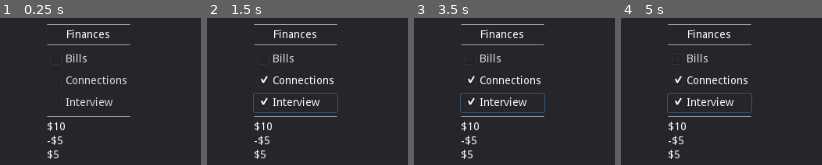
Above: before the commit, frames 1-4 (left to right).
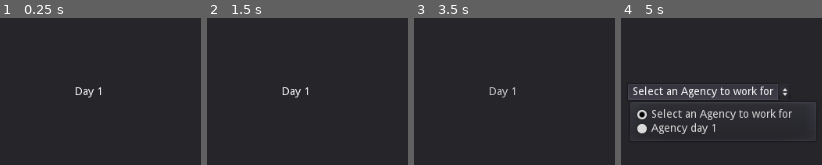
Above: after the commit, the same moments.

Repository: RisingThumb/GMTKJoinedTogether
Game: Godot game, scene res://Scenes/Game.tscn
Same seed, same stepped clock (60 frames per second), same inputs: the game is played once before the commit and once after it. The engine's default icon, where the game draws it, is replaced by a stand-in: a white triangle on a blue panel in a dark square.
Inputs (mouse positions are in pixels of both pictures, inside the frame that each line leads up to):
- Up to frame 1 (0.25 s): no input
- Up to frame 2 (1.5 s): click (295, 75) at 0.5 s, where only the run before the commit has a clickable "Left Wing Agency"; click (295, 94) at 1.25 s, where only the run before the commit has a clickable "Right Wing Agency"
- Up to frame 3 (3.5 s): click (outside the picture) at 2 s, where only the run before the commit has a clickable "Article Title"; click (502, 116) at 2.75 s, where only the run before the commit has a clickable "Publish"
- Up to frame 4 (5 s): click (outside the picture) at 3.5 s, where only the run before the commit has a clickable "Select Introduction"; click (709, 91) at 4.25 s, where only the run after the commit has a clickable "Select an Agency to work for"

The runs differ from the first frame. In frame 1, 4.4% of the frame differs, in the area x 23-66%, y 4-96%; in frame 2, 5.2%; in frame 3, 5.2%; in frame 4, 13%, in the area x 3-98%, y 4-96%.

Commit message:
Animations between the parts

Diff:
--- a/Scenes/Game.tscn
+++ b/Scenes/Game.tscn
@@ -1,13 +1,268 @@
-[gd_scene load_steps=4 format=2]
+[gd_scene load_steps=8 format=2]
 
 [ext_resource path="res://Scripts/DayLabel.gd" type="Script" id=1]
 [ext_resource path="res://Scripts/Game.gd" type="Script" id=2]
 [ext_resource path="res://icon.png" type="Texture" id=3]
 
+[sub_resource type="Animation" id=2]
+resource_name = "AgencyPanelFadeOut"
+length = 2.0
+tracks/0/type = "value"
+tracks/0/path = NodePath("AgencyPanel:visible")
+tracks/0/interp = 1
+tracks/0/loop_wrap = true
+tracks/0/imported = false
+tracks/0/enabled = true
+tracks/0/keys = {
+"times": PoolRealArray( 0, 1 ),
+"transitions": PoolRealArray( 1, 1 ),
+"update": 1,
+"values": [ true, false ]
+}
+tracks/1/type = "value"
+tracks/1/path = NodePath("NewspaperCreationPanel:visible")
+tracks/1/interp = 1
+tracks/1/loop_wrap = true
+tracks/1/imported = false
+tracks/1/enabled = true
+tracks/1/keys = {
+"times": PoolRealArray( 0, 1 ),
+"transitions": PoolRealArray( 1, 1 ),
+"update": 1,
+"values": [ false, true ]
+}
+tracks/2/type = "value"
+tracks/2/path = NodePath("AgencyPanel:modulate")
+tracks/2/interp = 1
+tracks/2/loop_wrap = true
+tracks/2/imported = false
+tracks/2/enabled = true
+tracks/2/keys = {
+"times": PoolRealArray( 0, 1 ),
+"transitions": PoolRealArray( 1, 1 ),
+"update": 0,
+"values": [ Color( 1, 1, 1, 1 ), Color( 1, 1, 1, 0 ) ]
+}
+tracks/3/type = "value"
+tracks/3/path = NodePath("NewspaperCreationPanel:modulate")
+tracks/3/interp = 1
+tracks/3/loop_wrap = true
+tracks/3/imported = false
+tracks/3/enabled = true
+tracks/3/keys = {
+"times": PoolRealArray( 1, 2 ),
+"transitions": PoolRealArray( 1, 1 ),
+"update": 0,
+"values": [ Color( 1, 1, 1, 0 ), Color( 1, 1, 1, 1 ) ]
+}
+tracks/4/type = "method"
+tracks/4/path = NodePath(".")
+tracks/4/interp = 1
+tracks/4/loop_wrap = true
+tracks/4/imported = false
+tracks/4/enabled = true
+tracks/4/keys = {
+"times": PoolRealArray( 0.5 ),
+"transitions": PoolRealArray( 1 ),
+"values": [ {
+"args": [  ],
+"method": "setupTopicDropDowns"
+} ]
+}
+
+[sub_resource type="Animation" id=4]
+resource_name = "BillFadeout"
+length = 2.0
+tracks/0/type = "value"
+tracks/0/path = NodePath("BillPanel:visible")
+tracks/0/interp = 1
+tracks/0/loop_wrap = true
+tracks/0/imported = false
+tracks/0/enabled = true
+tracks/0/keys = {
+"times": PoolRealArray( 0, 1 ),
+"transitions": PoolRealArray( 1, 1 ),
+"update": 1,
+"values": [ true, false ]
+}
+tracks/1/type = "value"
+tracks/1/path = NodePath("DayPanel:visible")
+tracks/1/interp = 1
+tracks/1/loop_wrap = true
+tracks/1/imported = false
+tracks/1/enabled = true
+tracks/1/keys = {
+"times": PoolRealArray( 0, 1 ),
+"transitions": PoolRealArray( 1, 1 ),
+"update": 1,
+"values": [ false, true ]
+}
+tracks/2/type = "value"
+tracks/2/path = NodePath("DayPanel:modulate")
+tracks/2/interp = 1
+tracks/2/loop_wrap = true
+tracks/2/imported = false
+tracks/2/enabled = true
+tracks/2/keys = {
+"times": PoolRealArray( 1, 2 ),
+"transitions": PoolRealArray( 1, 1 ),
+"update": 0,
+"values": [ Color( 1, 1, 1, 0 ), Color( 1, 1, 1, 1 ) ]
+}
+tracks/3/type = "value"
+tracks/3/path = NodePath("BillPanel:modulate")
+tracks/3/interp = 1
+tracks/3/loop_wrap = true
+tracks/3/imported = false
+tracks/3/enabled = true
+tracks/3/keys = {
+"times": PoolRealArray( 0, 1 ),
+"transitions": PoolRealArray( 1, 1 ),
+"update": 0,
+"values": [ Color( 1, 1, 1, 1 ), Color( 1, 1, 1, 0 ) ]
+}
+
+[sub_resource type="Animation" id=1]
+resource_name = "DayPanelFadeOut"
+length = 5.0
+tracks/0/type = "value"
+tracks/0/path = NodePath("DayPanel:modulate")
+tracks/0/interp = 2
+tracks/0/loop_wrap = true
+tracks/0/imported = false
+tracks/0/enabled = true
+tracks/0/keys = {
+"times": PoolRealArray( 3, 4 ),
+"transitions": PoolRealArray( 2.37841, 4.28709 ),
+"update": 0,
+"values": [ Color( 1, 1, 1, 1 ), Color( 1, 1, 1, 0 ) ]
+}
+tracks/1/type = "value"
+tracks/1/path = NodePath("DayPanel:visible")
+tracks/1/interp = 1
+tracks/1/loop_wrap = true
+tracks/1/imported = false
+tracks/1/enabled = true
+tracks/1/keys = {
+"times": PoolRealArray( 3, 4 ),
+"transitions": PoolRealArray( 1, 1 ),
+"update": 1,
+"values": [ true, false ]
+}
+tracks/2/type = "value"
+tracks/2/path = NodePath("AgencyPanel:visible")
+tracks/2/interp = 1
+tracks/2/loop_wrap = true
+tracks/2/imported = false
+tracks/2/enabled = true
+tracks/2/keys = {
+"times": PoolRealArray( 3, 4 ),
+"transitions": PoolRealArray( 1, 1 ),
+"update": 1,
+"values": [ false, true ]
+}
+tracks/3/type = "value"
+tracks/3/path = NodePath("AgencyPanel:modulate")
+tracks/3/interp = 1
+tracks/3/loop_wrap = true
+tracks/3/imported = false
+tracks/3/enabled = true
+tracks/3/keys = {
+"times": PoolRealArray( 4, 5 ),
+"transitions": PoolRealArray( 1, 1 ),
+"update": 0,
+"values": [ Color( 1, 1, 1, 0 ), Color( 1, 1, 1, 1 ) ]
+}
+tracks/4/type = "value"
+tracks/4/path = NodePath("AgencyPanel/CenterContainer/OptionButton:disabled")
+tracks/4/interp = 1
+tracks/4/loop_wrap = true
+tracks/4/imported = false
+tracks/4/enabled = true
+tracks/4/keys = {
+"times": PoolRealArray( 0.5 ),
+"transitions": PoolRealArray( 1 ),
+"update": 1,
+"values": [ false ]
+}
+tracks/5/type = "method"
+tracks/5/path = NodePath(".")
+tracks/5/interp = 1
+tracks/5/loop_wrap = true
+tracks/5/imported = false
+tracks/5/enabled = true
+tracks/5/keys = {
+"times": PoolRealArray( 0.5 ),
+"transitions": PoolRealArray( 1 ),
+"values": [ {
+"args": [  ],
+"method": "setupAgenciesAvailable"
+} ]
+}
+
+[sub_resource type="Animation" id=3]
+resource_name = "NewspaperCreationPanelFadeOut"
+length = 2.0
+tracks/0/type = "value"
+tracks/0/path = NodePath("NewspaperCreationPanel:visible")
+tracks/0/interp = 1
+tracks/0/loop_wrap = true
+tracks/0/imported = false
+tracks/0/enabled = true
+tracks/0/keys = {
+"times": PoolRealArray( 0, 1 ),
+"transitions": PoolRealArray( 1, 1 ),
+"update": 1,
+"values": [ true, false ]
+}
+tracks/1/type = "value"
+tracks/1/path = NodePath("NewspaperCreationPanel:modulate")
+tracks/1/interp = 1
+tracks/1/loop_wrap = true
+tracks/1/imported = false
+tracks/1/enabled = true
+tracks/1/keys = {
+"times": PoolRealArray( 0, 1 ),
+"transitions": PoolRealArray( 1, 1 ),
+"update": 0,
+"values": [ Color( 1, 1, 1, 1 ), Color( 1, 1, 1, 0 ) ]
+}
+tracks/2/type = "value"
+tracks/2/path = NodePath("BillPanel:visible")
+tracks/2/interp = 1
+tracks/2/loop_wrap = true
+tracks/2/imported = false
+tracks/2/enabled = true
+tracks/2/keys = {
+"times": PoolRealArray( 0, 1 ),
+"transitions": PoolRealArray( 1, 1 ),
+"update": 1,
+"values": [ false, true ]
+}
+tracks/3/type = "value"
+tracks/3/path = NodePath("BillPanel:modulate")
+tracks/3/interp = 1
+tracks/3/loop_wrap = true
+tracks/3/imported = false
+tracks/3/enabled = true
+tracks/3/keys = {
+"times": PoolRealArray( 1, 2 ),
+"transitions": PoolRealArray( 1, 1 ),
+"update": 0,
+"values": [ Color( 1, 1, 1, 0 ), Color( 1, 1, 1, 1 ) ]
+}
+
 [node name="Game" type="Control"]
 anchor_right = 1.0
 anchor_bottom = 1.0
 script = ExtResource( 2 )
+__meta__ = {
+"_edit_use_anchors_": false
+}
+
+[node name="Panel" type="Panel" parent="."]
+anchor_right = 1.0
+anchor_bottom = 1.0
 __meta__ = {
 "_edit_use_anchors_": false
 }
@@ -32,6 +287,7 @@
 script = ExtResource( 1 )
 
 [node name="AgencyPanel" type="Panel" parent="."]
+modulate = Color( 1, 1, 1, 0.5 )
 anchor_right = 1.0
 anchor_bottom = 1.0
 __meta__ = {
@@ -45,30 +301,17 @@
 "_edit_use_anchors_": false
 }
 
-[node name="VBoxContainer" type="VBoxContainer" parent="AgencyPanel/CenterContainer"]
-margin_left = 413.0
-margin_top = 269.0
-margin_right = 611.0
-margin_bottom = 331.0
-
-[node name="LeftWing" type="Button" parent="AgencyPanel/CenterContainer/VBoxContainer"]
-margin_right = 198.0
-margin_bottom = 20.0
-text = "Left Wing Agency"
-
-[node name="RightWing" type="Button" parent="AgencyPanel/CenterContainer/VBoxContainer"]
-margin_top = 24.0
-margin_right = 198.0
-margin_bottom = 44.0
-text = "Right Wing Agency"
-
-[node name="Label" type="Label" parent="AgencyPanel/CenterContainer/VBoxContainer"]
-margin_top = 48.0
-margin_right = 198.0
-margin_bottom = 62.0
-text = "Select agency to work for today"
+[node name="OptionButton" type="OptionButton" parent="AgencyPanel/CenterContainer"]
+margin_left = 468.0
+margin_top = 290.0
+margin_right = 556.0
+margin_bottom = 310.0
+text = "Agency A"
+selected = 0
 
 [node name="NewspaperCreationPanel" type="Panel" parent="."]
+visible = false
+modulate = Color( 1, 1, 1, 0 )
 anchor_right = 1.0
 anchor_bottom = 1.0
 __meta__ = {
@@ -93,7 +336,7 @@
 [node name="Paper" type="VBoxContainer" parent="NewspaperCreationPanel/CenterContainer/ScrollContainer"]
 margin_left = 124.0
 margin_right = 275.0
-margin_bottom = 259.0
+margin_bottom = 277.0
 size_flags_horizontal = 6
 alignment = 1
 
@@ -117,56 +360,67 @@
 margin_top = 34.0
 margin_right = 151.0
 margin_bottom = 54.0
-text = "Article Title"
+selected = 0
+
+[node name="Label" type="Label" parent="NewspaperCreationPanel/CenterContainer/ScrollContainer/Paper"]
+margin_top = 58.0
+margin_right = 151.0
+margin_bottom = 72.0
+autowrap = true
+__meta__ = {
+"_edit_use_anchors_": false
+}
 
 [node name="TextChoice" type="OptionButton" parent="NewspaperCreationPanel/CenterContainer/ScrollContainer/Paper"]
-margin_top = 58.0
-margin_right = 151.0
-margin_bottom = 78.0
+margin_top = 76.0
+margin_right = 151.0
+margin_bottom = 96.0
 text = "Select Introduction"
 
 [node name="Imagechoice" type="OptionButton" parent="NewspaperCreationPanel/CenterContainer/ScrollContainer/Paper"]
 margin_left = 29.0
-margin_top = 82.0
+margin_top = 100.0
 margin_right = 122.0
-margin_bottom = 152.0
+margin_bottom = 170.0
 size_flags_horizontal = 4
 icon = ExtResource( 3 )
 items = [ "", ExtResource( 3 ), false, 0, null ]
 selected = 0
 
 [node name="CaptionChoice" type="OptionButton" parent="NewspaperCreationPanel/CenterContainer/ScrollContainer/Paper"]
-margin_top = 156.0
-margin_right = 151.0
-margin_bottom = 176.0
+margin_top = 174.0
+margin_right = 151.0
+margin_bottom = 194.0
 text = "Select Caption"
 
 [node name="StudyChoice" type="OptionButton" parent="NewspaperCreationPanel/CenterContainer/ScrollContainer/Paper"]
-margin_top = 180.0
-margin_right = 151.0
-margin_bottom = 200.0
+margin_top = 198.0
+margin_right = 151.0
+margin_bottom = 218.0
 text = "Select Study"
 
 [node name="HSeparator" type="HSeparator" parent="NewspaperCreationPanel/CenterContainer/ScrollContainer/Paper"]
-margin_top = 204.0
-margin_right = 151.0
-margin_bottom = 208.0
-
-[node name="Button" type="Button" parent="NewspaperCreationPanel/CenterContainer/ScrollContainer/Paper"]
+margin_top = 222.0
+margin_right = 151.0
+margin_bottom = 226.0
+
+[node name="Publish" type="Button" parent="NewspaperCreationPanel/CenterContainer/ScrollContainer/Paper"]
 margin_left = 46.0
-margin_top = 212.0
+margin_top = 230.0
 margin_right = 105.0
-margin_bottom = 251.0
+margin_bottom = 269.0
 rect_min_size = Vector2( 0, 39 )
 size_flags_horizontal = 4
 text = "Publish"
 
 [node name="HSeparator4" type="HSeparator" parent="NewspaperCreationPanel/CenterContainer/ScrollContainer/Paper"]
-margin_top = 255.0
-margin_right = 151.0
-margin_bottom = 259.0
+margin_top = 273.0
+margin_right = 151.0
+margin_bottom = 277.0
 
 [node name="BillPanel" type="Panel" parent="."]
+visible = false
+modulate = Color( 1, 1, 1, 0 )
 anchor_right = 1.0
 anchor_bottom = 1.0
 
@@ -245,3 +499,11 @@
 margin_right = 107.0
 margin_bottom = 176.0
 text = "$5"
+
+[node name="Fader" type="AnimationPlayer" parent="."]
+anims/AgencyPanelFadeOut = SubResource( 2 )
+anims/BillFadeout = SubResource( 4 )
+anims/DayPanelFadeOut = SubResource( 1 )
+anims/NewspaperCreationPanelFadeOut = SubResource( 3 )
+
+[connection signal="item_selected" from="AgencyPanel/CenterContainer/OptionButton" to="." method="_on_OptionButton_item_selected"]
--- a/Scripts/Game.gd
+++ b/Scripts/Game.gd
@@ -2,6 +2,32 @@
 
 
 var day = 1
+var money = 30
 
 func _ready():
-	pass # Replace with function body.
+	$DayPanel.visible = true
+	$AgencyPanel.visible = false
+	$NewspaperCreationPanel.visible = false
+	$BillPanel.visible = false
+
+	$Fader.play("DayPanelFadeOut")
+
+func dayForward():
+	day+=1
+	$DayPanel/CenterContainer/DayLabel.updateDayText(day)
+
+func setupAgenciesAvailable():
+	$AgencyPanel/CenterContainer/OptionButton.items.clear()
+	$AgencyPanel/CenterContainer/OptionButton.add_item("Select an Agency to work for")
+	$AgencyPanel/CenterContainer/OptionButton.selected = 0
+	$AgencyPanel/CenterContainer/OptionButton.add_item("Agency day 1")
+
+func setupTopicDropDowns():
+	# Gets called when the agency is selected.
+	pass
+
+
+func _on_OptionButton_item_selected(index):
+	print(index)
+	$AgencyPanel/CenterContainer/OptionButton.disabled = true
+	$Fader.play("AgencyPanelFadeOut")
